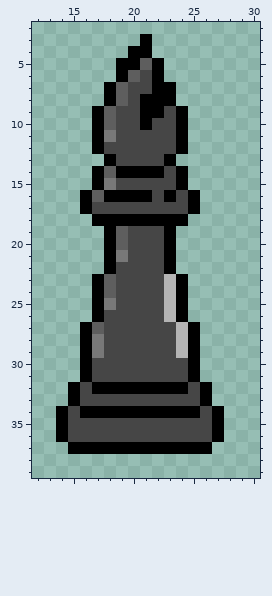
File history of a pixel-art sprite, Code/assets/sprites/Testing-Pieces/Pieces Base Form/Black_Bishop.png. The picture above is the old version.
The file is 42x42 pixels. Pixels under 10% opacity are left out. Colours within 5 levels of each other are drawn and written as one. Shown: x 12..30, y 2..39.
After the commit:
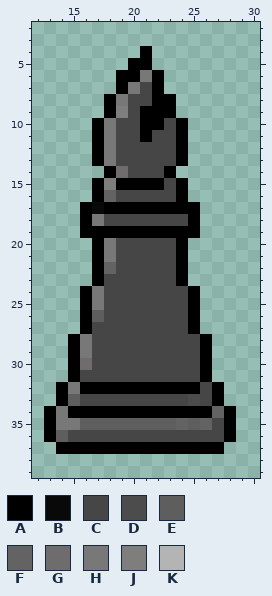
Palette (. is transparent): A #000000  B #090909  C #464646  D #4c4c4c  E #5e5e5e  F #646364  G #6e6c6c  H #787878  J #7e7e7d  K #b4b4b4
What changed:
@@ x 12..30 @@
  2 ...................
- 3 .........A.........
- 4 ........AA.........
- 5 .......AAEA........
- 6 .......AECA........
- 7 ......AECCAA.......
- 8 ......AECAAA.......
- 9 .....AECCAACA......
-10 .....AECCACCA......
-11 .....AHCCCCCA......
-12 .....ACCCCCCA......
-13 ......ACCCCA.......
-14 .....AEAAAACA......
-15 .....AHCCCCCA......
-16 ....AEAAAACACA.....
-17 ....ACCCCCCCCA.....
-18 .....AAAAAAAA......
-19 ......AECCCA.......
-20 ......AECCCA.......
-21 ......AHCCCA.......
-22 ......ACCCCA.......
-23 .....AECCCCKA......
-24 .....AECCCCKA......
-25 .....AHCCCCKA......
-26 .....ACCCCCKA......
-27 ....AECCCCCCKA.....
-28 ....AHCCCCCCKA.....
-29 ....AHCCCCCCKA.....
-30 ....ACCCCCCCCA.....
-31 ....ACCCCCCCCA.....
-32 ...ACAAAAAAAACA....
-33 ...ACCCCCCCCCCA....
-34 ..ACAAAAAAAAAACA...
-35 ..ACCCCCCCCCCCCA...
-36 ..ACCCCCCCCCCCCA...
-37 ...AAAAAAAAAAAA....
+ 3 ...................
+ 4 .........A.........
+ 5 ........AA.........
+ 6 .......AAHA........
+ 7 .......AHCA........
+ 8 ......AHCCAA.......
+ 9 ......AJCAAA.......
+10 .....AHCCAACA......
+11 .....AHCCACCA......
+12 .....AHCCCCCA......
+13 .....AHCCCCCA......
+14 ......AGCCCA.......
+15 .....AJAAAACA......
+16 .....AFCCCCCA......
+17 ....ABAAAAAAAA.....
+18 ....AHCCCCCCCA.....
+19 ....AAAAAAAAAA.....
+20 .....AHCCCCCA......
+21 .....AHCCCCCA......
+22 .....AFCCCCCA......
+23 .....ACCCCCCA......
+24 ....AHCCCCCCCA.....
+25 ....AHCCCCCCCA.....
+26 ....AECCCCCCCA.....
+27 ....ACCCCCCCCA.....
+28 ...AHCCCCCCCCCA....
+29 ...AHCCCCCCCCCA....
+30 ...AGCCCCCCCCCA....
+31 ...ACCCCCCCCCCA....
+32 ..AHAAAAAAAAAACA...
+33 ..AECCCCCCCCCDCA...
+34 .AHAAAAAAAAAAAAFA..
+35 .AHHEEEEEEEEFEFCA..
+36 .AECCCCCCCCCCCCCA..
+37 ..AAAAAAAAAAAAAA...
 38 ...................
Boxes around the changes in both pictures, in picture pixels (x1, y1, x2, y2):
changed: (44, 34, 236, 454)
